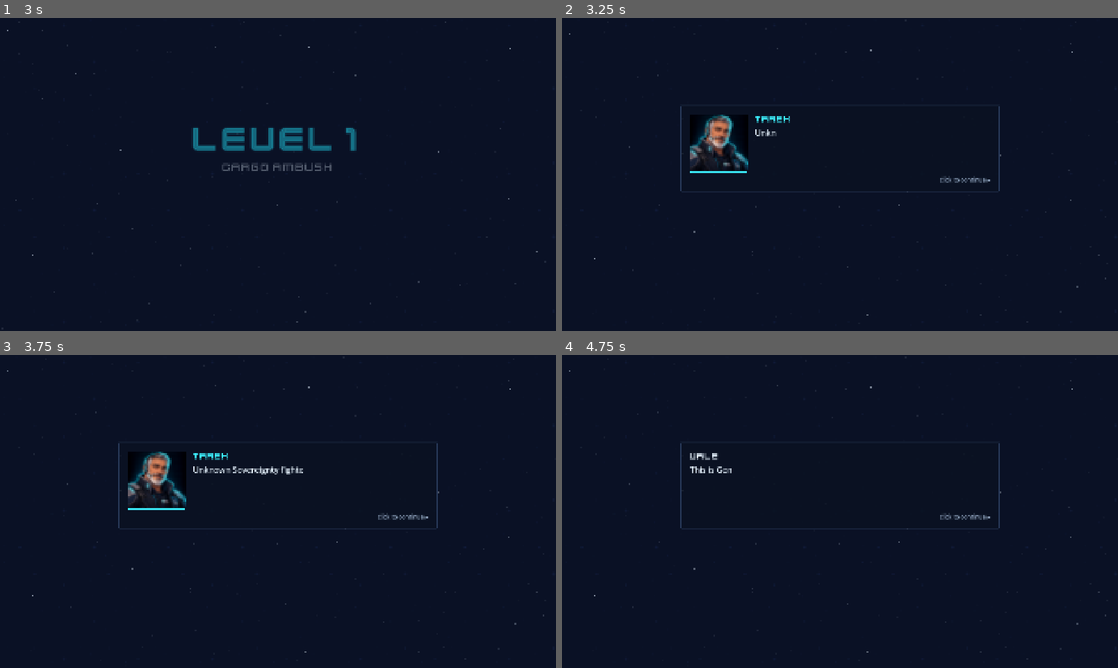
Above: before the commit, frames 1-4 (two rows, left to right).
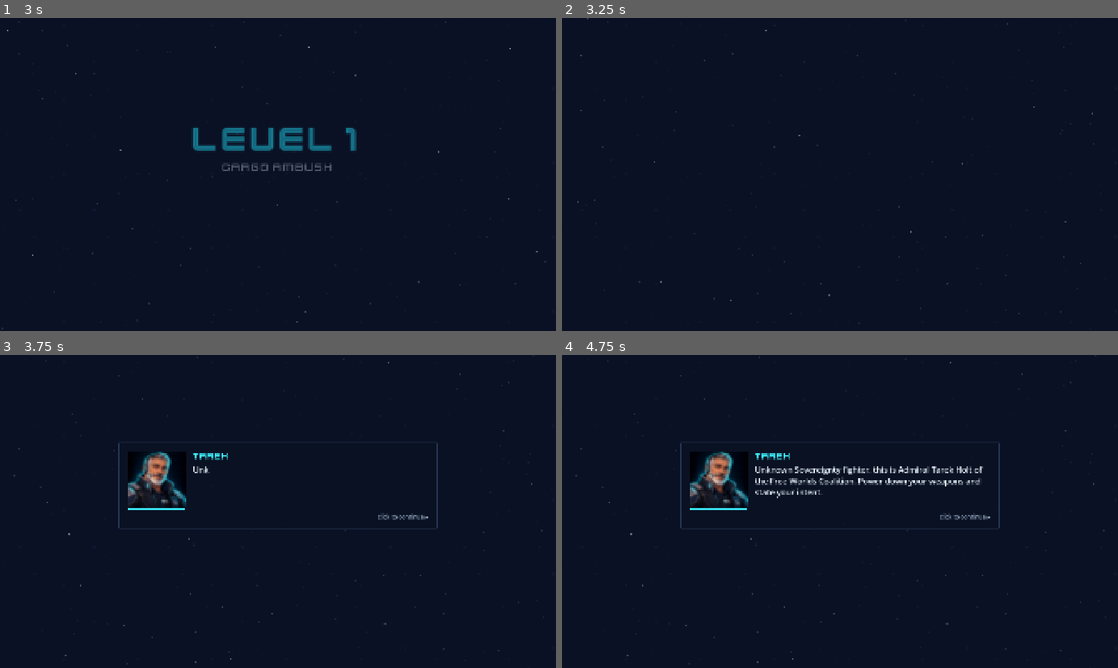
Above: after the commit, the same moments.

Repository: iman2001-ie/defector-game
Game: Godot game, scene res://scenes/boot/boot.tscn
Same seed, same stepped clock (60 frames per second), same inputs: the game is played once before the commit and once after it. Sound files missing from this copy of the repository are replaced by a short silence.
Inputs (mouse positions are in pixels of both pictures, inside the frame that each line leads up to):
- Up to frame 1 (3 s): click "PLAY" at 0.5 s; tap Enter at 1.25 s; move the mouse to (400, 158) at 1.27 s; tap Q (ability_barrage) at 1.35 s; click (400, 158) at 1.42 s; drag from (166, 190) to (250, 237) at 2.02 s; move the mouse to (333, 105) at 2.77 s; click (333, 105) at 2.85 s
- Up to frame 2 (3.25 s): no input
- Up to frame 3 (3.75 s): tap Enter at 3.5 s; drag from (250, 574) to (111, 464) at 3.52 s
- Up to frame 4 (4.75 s): tap Enter at 4.25 s; move the mouse to (1006, 558) at 4.27 s; hold Shift from 4.28 s (still down); click (1006, 558) at 4.42 s

Frame 1 is identical in both runs. In frame 2, 1.5% of the frame differs, in the area x 1-98%, y 0-96%; in frame 3, 0.3%; in frame 4, 2.4%, in the area x 1-98%, y 2-99%.

Commit message:
Title card: the dialogue waits for the card itself, plus a 0.5 s buffer
On a level's very first load, the briefing could appear while the "LEVEL N" card was still fading, and the story pause froze the card behind the dialogue.

Cause: the dialogue started from a separate timer, which drifted from the card's own fade on a slow first frame.

- LevelIntroCard now emits `finished`.
- level.gd and story.gd start the briefing from that signal, plus the new `ui.level_intro.after_s` (0.5 s).
- level.gd keeps a backstop timer, so a level can never stall.
- Regression tests stall the card in both scenes. Decision log #82.

Full GUT suite: 2183/2183.

Co-Authored-By: Claude Opus 5.5 <noreply@anthropic.com>

Diff:
--- a/game/data/tuning.json
+++ b/game/data/tuning.json
@@ -367,7 +367,7 @@
 		"pause_menu": { "panel_w": 520, "panel_padding_px": 40, "heading_px": 48, "heading_gap_px": 40, "button_w": 400, "button_h": 72, "button_gap_px": 24, "recent_comms": 3, "comms_gap_px": 32, "comms_w": 1200, "comms_padding_px": 20, "comms_line_gap_px": 8 },
 		"comms_panel": { "x": 410, "y": 300, "w": 1100, "h": 300, "padding_px": 32, "portrait_px": 200, "portrait_gap_px": 24, "name_h_px": 36, "name_gap_px": 8, "cue_h_px": 24 },
 		"comms_box": { "w": 900, "h": 124, "bottom_margin_px": 28, "rise_px": 24, "edge_px": 4, "padding_px": 8, "portrait_px": 88, "portrait_gap_px": 14, "name_h_px": 42, "text_line_h_px": 33, "text_lines": 2, "see_through_alpha": 0.3, "see_through_margin_px": 24, "see_through_fade_per_s": 5.0 },
-		"level_intro": { "center_y": 420, "number_px": 120, "name_px": 40, "gap_px": 16, "fade_in_s": 0.4, "hold_s": 1.6, "retry_hold_s": 0.6, "fade_out_s": 0.6 },
+		"level_intro": { "center_y": 420, "number_px": 120, "name_px": 40, "gap_px": 16, "fade_in_s": 0.4, "hold_s": 1.6, "retry_hold_s": 0.6, "fade_out_s": 0.6, "after_s": 0.5 },
 		"hint_pill": { "center_y": 560, "h": 52, "padding_px": 24, "gap_px": 12, "fade_in_s": 0.2, "fade_out_s": 0.2, "show_s": 5.0, "move_dismiss_px": 150 },
 		"final_choice": { "button_w": 480, "button_h": 120, "button_gap_px": 48, "buttons_top_y": 680, "font_px": 28 },
 		"end_screen": { "logo_y": 320, "logo_width_px": 1100, "line_y": 480, "line_px": 30, "thanks_y": 560, "thanks_px": 28, "button_w": 400, "button_h": 72, "button_top_y": 700 }
--- a/game/scenes/level/level.gd
+++ b/game/scenes/level/level.gd
@@ -79,6 +79,12 @@
 ## GameState.current_level_id is empty; replaced by the resolved id in _ready.
 @export var level_id: String = "dev"
 
+## Extra seconds the title-card backstop waits past the card's own end, in case
+## the card never reports finished (it always should).
+const INTRO_BACKSTOP_S: float = 2.0
+
+## True once the WaveDirector has started (the title card waits for this once).
+var _begun: bool = false
 ## The user args _ready parses (`--stress`, `--bench=<s>`, `--no-prewarm`,
 ## `--comms=<id>[,<id>...]`, `--level=<id>`, `--level-bench=<scenario>`).
 ## Tests override this before add_child.
@@ -173,16 +179,37 @@
 		_begin(data, comms_ids)
 		return
 	var wait_s: float = LevelIntroCard.total_s(Config.num("ui.level_intro.fade_in_s"), hold, Config.num("ui.level_intro.fade_out_s"))
-	Log.info("scene", "Level %d title card (%.2f s)" % [id, wait_s])
+	var after_s: float = maxf(Config.num("ui.level_intro.after_s"), 0.0)
+	Log.info("scene", "Level %d title card (%.2f s + %.2f s)" % [id, wait_s, after_s])
+	var card: LevelIntroCard = get_node_or_null(^"HUD/LevelIntroCard") as LevelIntroCard
+	if card != null:
+		# Start from the card's own end (plus after_s), so the briefing never
+		# appears while it is still fading, however slow the first frames are.
+		card.finished.connect(_on_intro_card_finished.bind(after_s, data, comms_ids), CONNECT_ONE_SHOT)
 	Events.level_intro_started.emit(id, str(data.get("name", "")), hold)
-	# Game time, pausable: the card and the wait freeze together under a pause.
-	# The connection dies with the level, so a level freed first starts nothing.
-	get_tree().create_timer(wait_s, false).timeout.connect(_begin.bind(data, comms_ids))
+	# Backstop (game time, pausable): starts the level if the card never reports.
+	get_tree().create_timer(wait_s + after_s + INTRO_BACKSTOP_S, false).timeout.connect(_begin_once.bind(data, comms_ids))
+
+
+func _on_intro_card_finished(after_s: float, data: Dictionary, comms_ids: Array[StringName]) -> void:
+	if after_s <= 0.0:
+		_begin_once(data, comms_ids)
+		return
+	# Game time, pausable; the connection dies with the level.
+	get_tree().create_timer(after_s, false).timeout.connect(_begin_once.bind(data, comms_ids))
+
+
+## Starts the level once, whichever of the card's end or the backstop comes first.
+func _begin_once(data: Dictionary, comms_ids: Array[StringName]) -> void:
+	if _begun:
+		return
+	_begin(data, comms_ids)
 
 
 ## Starts the WaveDirector (the briefing or wave 1), then the debug `--comms`
 ## requests (deferred).
 func _begin(data: Dictionary, comms_ids: Array[StringName]) -> void:
+	_begun = true
 	_director.start_level(data, Config.LEVEL_PATH_FORMAT % level_id)
 	for comms_id: StringName in comms_ids:
 		Log.info("debug", "--comms: requesting comms sequence '%s'" % comms_id)
--- a/game/scenes/story/story.gd
+++ b/game/scenes/story/story.gd
@@ -41,6 +41,8 @@
 ## False skips the title card (test seam; set before the scene enters the tree).
 var intro_card: bool = true
 
+## Waits still holding the opening sequence back (the title card, a music fade).
+var _waits: int = 0
 var _sequence: StringName = &""
 var _finished: bool = false
 
@@ -59,38 +61,61 @@
 	if _sequence == SceneRouter.ENDING_SEQUENCE:
 		_start_epilogue_music()
 	Events.comms_sequence_finished.connect(_on_events_comms_sequence_finished)
-	var wait_s: float = 0.0
+	# The opening waits for two things: its title card (its own `finished`, plus
+	# ui.level_intro.after_s) and a menu track still fading out (PLAY from the
+	# title, playtest pt7-k review). The epilogue keeps its own timing (the boss
+	# fade runs under its first line, as before).
 	if _sequence != SceneRouter.ENDING_SEQUENCE and Config.load_error.is_empty():
-		if intro_card:
-			wait_s = _show_level_card(SceneRouter.story_next_level())
-		# The menu track may still be fading (PLAY from the title): the opening
-		# briefing starts once it is silent (playtest pt7-k review). The
-		# epilogue keeps its own timing (the boss fade runs under its first
-		# line, as before).
+		if intro_card and _show_level_card(SceneRouter.story_next_level()):
+			_waits += 1
+			var card: LevelIntroCard = get_node_or_null(^"LevelIntroCard") as LevelIntroCard
+			var after_s: float = maxf(Config.num("ui.level_intro.after_s"), 0.0)
+			if card != null:
+				card.finished.connect(_wait_then_release.bind(after_s), CONNECT_ONE_SHOT)
+			else:
+				_wait_then_release(_card_total_s() + after_s)
 		if Audio.is_fading_out():
-			wait_s = maxf(wait_s, Config.num("audio.music_fade_out_s"))
-	if wait_s > 0.0:
-		# Nothing pauses the story scene before its sequence starts; the
-		# connection dies with the scene, so a scene freed first requests nothing.
-		get_tree().create_timer(wait_s, true, false, true).timeout.connect(_request_sequence)
-		return
-	_request_sequence()
+			_waits += 1
+			_wait_then_release(Config.num("audio.music_fade_out_s"))
+	if _waits == 0:
+		_request_sequence()
 
 
 ## Shows level `level`'s title card when it is a campaign level (1..level_count)
 ## and ui.level_intro.hold_s is above 0, and marks it shown for the router.
-## Returns the card's whole time on screen (0 when none shows).
-func _show_level_card(level: int) -> float:
+## Returns true when a card shows.
+func _show_level_card(level: int) -> bool:
 	if level < 1 or level > Config.int_("progression.level_count"):
-		return 0.0
+		return false
 	var hold: float = Config.num("ui.level_intro.hold_s")
 	if hold <= 0.0:
-		return 0.0
-	var wait_s: float = LevelIntroCard.total_s(Config.num("ui.level_intro.fade_in_s"), hold, Config.num("ui.level_intro.fade_out_s"))
-	Log.info("scene", "Level %d title card before story '%s' (%.2f s)" % [level, _sequence, wait_s])
+		return false
+	Log.info("scene", "Level %d title card before story '%s' (%.2f s + %.2f s)" % [level, _sequence, _card_total_s(), maxf(Config.num("ui.level_intro.after_s"), 0.0)])
 	Events.level_intro_started.emit(level, str(Config.level(str(level)).get("name", "")), hold)
 	SceneRouter.mark_intro_shown(level)
-	return wait_s
+	return true
+
+
+## The title card's whole time on screen at the full hold.
+func _card_total_s() -> float:
+	return LevelIntroCard.total_s(Config.num("ui.level_intro.fade_in_s"), Config.num("ui.level_intro.hold_s"), Config.num("ui.level_intro.fade_out_s"))
+
+
+## Releases one wait after `seconds` of real time (at once for 0). Nothing pauses
+## the story scene before its sequence starts; the connection dies with the scene,
+## so a scene freed first requests nothing.
+func _wait_then_release(seconds: float) -> void:
+	if seconds <= 0.0:
+		_release_wait()
+		return
+	get_tree().create_timer(seconds, true, false, true).timeout.connect(_release_wait)
+
+
+## One of the opening's waits is over; the sequence starts when none is left.
+func _release_wait() -> void:
+	_waits -= 1
+	if _waits == 0:
+		_request_sequence()
 
 
 func _request_sequence() -> void:
--- a/game/tests/data/test_data_files.gd
+++ b/game/tests/data/test_data_files.gd
@@ -1395,7 +1395,7 @@
 
 ## Epic 7 playtest L: the "LEVEL N" title card's layout and timing.
 func test_level_intro_tuning() -> void:
-	var keys: Array[String] = ["center_y", "number_px", "name_px", "gap_px", "fade_in_s", "hold_s", "retry_hold_s", "fade_out_s"]
+	var keys: Array[String] = ["center_y", "number_px", "name_px", "gap_px", "fade_in_s", "hold_s", "retry_hold_s", "fade_out_s", "after_s"]
 	var section: Dictionary = Config.section("ui.level_intro")
 	assert_eq(section.size(), keys.size(), "exactly the title card keys")
 	for key: String in keys:
--- a/game/tests/unit/test_level_intro.gd
+++ b/game/tests/unit/test_level_intro.gd
@@ -63,8 +63,10 @@
 	return _level.get_node("HUD/LevelIntroCard") as LevelIntroCard
 
 
+## The card's time on screen plus the ui.level_intro.after_s buffer before the
+## level starts.
 func _total(hold: float) -> float:
-	return LevelIntroCard.total_s(FADE_IN_S, hold, FADE_OUT_S)
+	return LevelIntroCard.total_s(FADE_IN_S, hold, FADE_OUT_S) + Config.num("ui.level_intro.after_s")
 
 
 # --- the maths -------------------------------------------------------------------------
@@ -209,3 +211,39 @@
 	_make_level("1")
 	assert_signal_emitted(Events, "level_intro_started", "level 1 still shows its card")
 	assert_eq(SceneRouter.intro_shown_level(), 2, "not consumed by another level")
+
+
+## Operator bug 2026-10-14: on a slow first load the briefing appeared while the
+## card was still fading. The level now starts from the card's own `finished`
+## plus after_s, so the card is always gone first.
+func test_the_level_starts_only_after_the_card_has_gone() -> void:
+	var seen: Array[bool] = []
+	var record: Callable = func(_index: int, _count: int) -> void: seen.append(_card().visible)
+	Events.wave_started.connect(record)
+	_make_level("1")
+	await wait_seconds(_total(HOLD_S) + 0.3)
+	Events.wave_started.disconnect(record)
+	assert_eq(seen.size(), 1, "wave 1 started")
+	assert_eq(seen, [false] as Array[bool], "the card was hidden when the level started")
+
+
+## The level waits the after_s buffer past the card's end.
+func test_the_level_waits_the_buffer_after_the_card() -> void:
+	_make_level("1")
+	await _card().finished
+	assert_signal_not_emitted(Events, "wave_started", "not on the card's last frame")
+	await wait_seconds(Config.num("ui.level_intro.after_s") + 0.2)
+	assert_signal_emitted(Events, "wave_started", "after the buffer")
+
+
+## A card that lags behind (a slow first frame) still holds the level: the
+## level waits for the card, not for a parallel timer.
+func test_a_lagging_card_still_holds_the_level() -> void:
+	_make_level("1")
+	_card().set_process(false)  # The card stalls, as on a hitchy first load.
+	await wait_seconds(_total(HOLD_S) + 0.3)
+	assert_signal_not_emitted(Events, "wave_started", "still waiting for the card")
+	_card().set_process(true)
+	await _card().finished
+	await wait_seconds(Config.num("ui.level_intro.after_s") + 0.2)
+	assert_signal_emitted(Events, "wave_started")
--- a/game/tests/unit/test_story_scene.gd
+++ b/game/tests/unit/test_story_scene.gd
@@ -407,10 +407,27 @@
 	assert_eq(_card().name_label().text, str(Config.level("1").get("name", "")).to_upper())
 	assert_false(_channel().is_showing(), "no dialogue during the card")
 	assert_eq(SceneRouter.intro_shown_level(), 1, "the router knows the card was shown")
-	var total: float = LevelIntroCard.total_s(Config.num("ui.level_intro.fade_in_s"), Config.num("ui.level_intro.hold_s"), Config.num("ui.level_intro.fade_out_s"))
+	var total: float = LevelIntroCard.total_s(Config.num("ui.level_intro.fade_in_s"), Config.num("ui.level_intro.hold_s"), Config.num("ui.level_intro.fade_out_s")) + Config.num("ui.level_intro.after_s")
 	await get_tree().create_timer(total + 0.3, true, false, true).timeout
 	assert_true(_channel().is_showing(), "the dialogue starts after the card")
+	assert_false(_card().visible, "the card is gone before the dialogue")
 	assert_eq(_count_starting("[INFO][scene] Level 1 title card before story 'opening_main'"), 1)
+
+
+## Operator bug 2026-10-14: the dialogue waits for the card itself, so a card
+## lagging behind (a slow first load) can never be left over the dialogue.
+func test_opening_waits_for_a_lagging_card() -> void:
+	Audio.stop_music(0.0)
+	SceneRouter.goto_story(SceneRouter.OPENING_SEQUENCE, 1)
+	_make_card(true)
+	_card().set_process(false)  # The card stalls, as on a hitchy first load.
+	var total: float = LevelIntroCard.total_s(Config.num("ui.level_intro.fade_in_s"), Config.num("ui.level_intro.hold_s"), Config.num("ui.level_intro.fade_out_s")) + Config.num("ui.level_intro.after_s")
+	await get_tree().create_timer(total + 0.3, true, false, true).timeout
+	assert_false(_channel().is_showing(), "still waiting for the card")
+	_card().set_process(true)
+	await _card().finished
+	await get_tree().create_timer(Config.num("ui.level_intro.after_s") + 0.2, true, false, true).timeout
+	assert_true(_channel().is_showing(), "the dialogue starts once the card is gone")
 
 
 func test_epilogue_shows_no_card() -> void:
--- a/game/ui/hud/level_intro_card.gd
+++ b/game/ui/hud/level_intro_card.gd
@@ -27,6 +27,12 @@
 ## A text label is this many times its font size tall, so the glyphs fit inside
 ## it (as TitleScreen.LOGO_BOX_SCALE did for the old text logo).
 const TEXT_BOX_SCALE: float = 2.0
+
+## Emitted once the card has fully faded out and hidden. The level and the
+## story scene start their dialogue from this (plus ui.level_intro.after_s), not
+## from a parallel timer, so a slow first load can never let the dialogue start
+## while the card is still fading (operator bug, 2026-10-14).
+signal finished
 
 var _number: Label
 var _name: Label
@@ -89,6 +95,7 @@
 	if _t >= total_s(_fade_in_s, _hold_s, _fade_out_s):
 		_active = false
 		visible = false
+		finished.emit()
 
 
 func _on_events_level_intro_started(level_number: int, level_name: String, hold_s: float) -> void:
Not shown, changed: _bmad-output/game-architecture.md
Not shown, changed: _bmad-output/planning-artifacts/gdds/gdd-game-project-2026-10-06/decision-log.md
